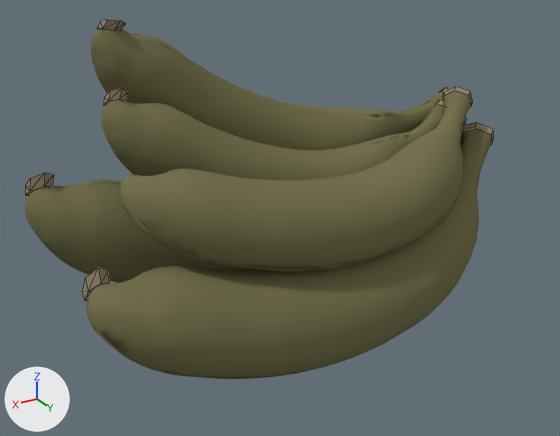
Before and after pictures for a commit that changed the Blender file working/victoria/banana_bunch.blend.
Camera for both pictures: a 50 mm camera at (0.805, 1.117, 0.878) aimed at (0.052, -0.138, 0.251). The lights are fixed; the arrows at lower left show +X, +Y and +Z. Mesh edges are drawn as thin lines on the coarser meshes.

In view in the first picture: 'banana_bunch', 'banana_ends'.
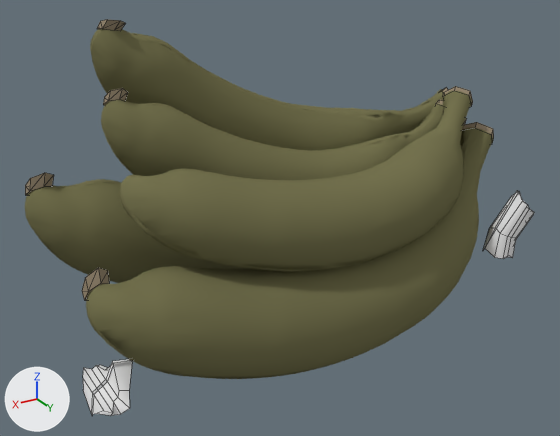
The newer file is also rescaled (x1.321) as a whole; pictures and numbers use the older file's frame.

Boxes [x1, y1, x2, y2] around the edits, measured in the pictures (560 x 436 px):
'Banana butt', added
    after: [83, 359, 132, 416]
'Banana stem', added
    after: [483, 191, 534, 259]

What the commit changed:
Material 'Material.002' (mat_material_002) is new.
Its base color is (0.8, 0.8, 0.8) (white #e7e7e7).
Mesh me_cube_002 is new.
It has 34 vertices, 20 faces and spans x 0.571..0.681, y -0.101..0.101, z 0.04..0.163.
It uses material mat_material_002 (white #e7e7e7).
Mesh me_cube_000 is new.
It has 46 vertices, 32 faces and spans x -0.695..-0.531, y -0.044..0.044, z 0.114..0.329.
It uses material mat_material_002 (white #e7e7e7).
Object 'Banana butt' (ob_banana_butt) is new; it shows me_cube_002.
Its location is (0.0, 0.0, 0.0).
Its scale is (0.757, 0.757, 0.757).
Object 'Banana stem' (ob_banana_stem) is new; it shows me_cube_000.
Its location is (0.0, 0.0, 0.0).
Its scale is (0.757, 0.757, 0.757).
